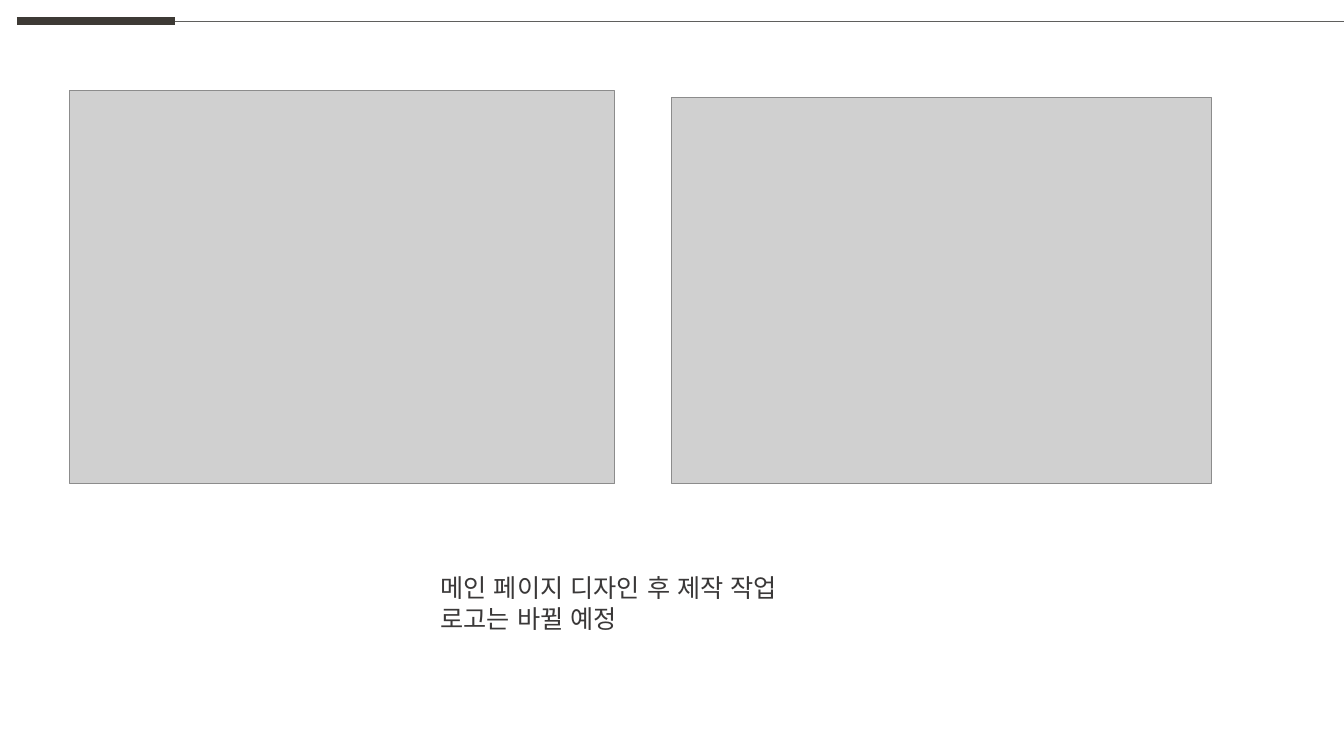
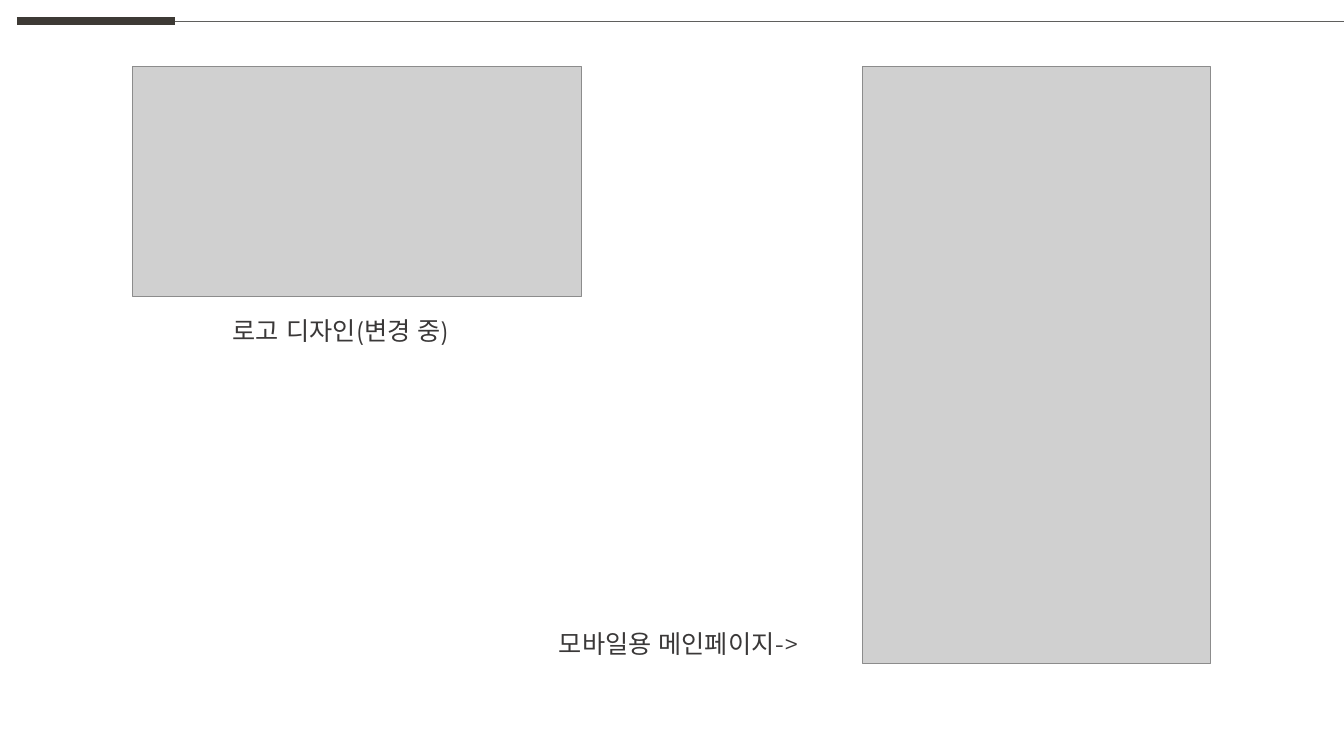
Before and after one commit to weaknessHero/Project_AvatarS, a slide deck: slide 3 of 발표자료/업데이트/LJJppt.pptx. Drawn at 1344x756 pixels with LibreOffice and Linux fonts; fonts in the diff are those of the drawing; grey boxes stand for pictures. Boxes give left, top, right and bottom in pixels: in the first picture for what was removed or moved away, otherwise in the second. Text is boxed around its words. In the diff, an @@ line names an element or a change of style, - is before the commit and + after.

```diff
--- a/발표자료/업데이트/LJJppt.pptx
+++ b/발표자료/업데이트/LJJppt.pptx
@@ picture added at [133,67,582,296] @@
@@ picture added at [863,67,1212,663] @@
@@ picture removed at [70,91,615,484] @@
@@ picture removed at [673,97,1212,484] @@
@@ text at [233,319,448,345]: text changed @@
-메인 페이지 디자인 후 제작 작업
-로고는 바뀔 예정
+로고 디자인(변경 중)
@@ text added at [559,632,799,655], 18 pt, text #3A3838 @@
+모바일용 메인페이지->
```
